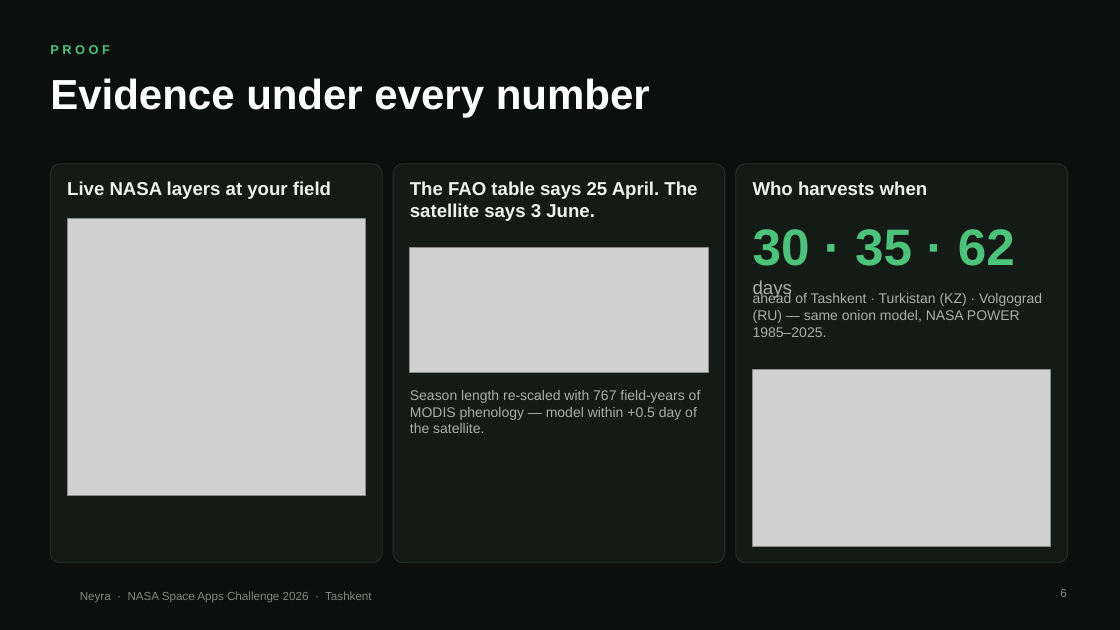
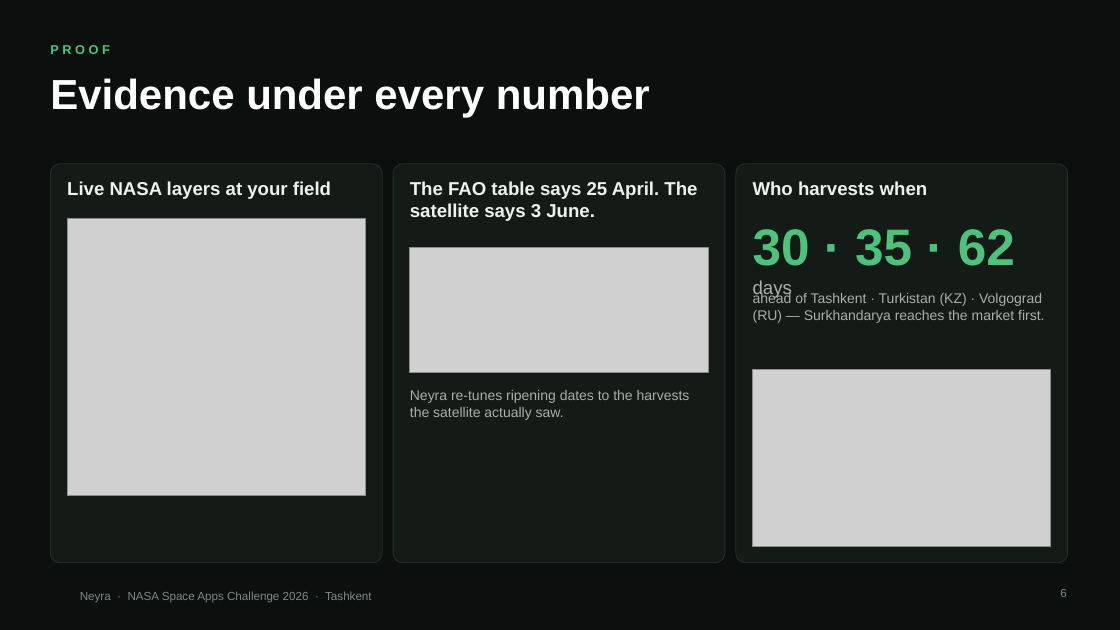
Before and after one commit to davlatshoh-bakhtiyorov/ulugbekcrewnasa, a slide deck: slide 6 of docs/demo/Neyra-pitch.pptx. Drawn at 1120x630 pixels with LibreOffice and Linux fonts; fonts in the diff are those of the drawing; grey boxes stand for pictures; background and template pictures are left out. Boxes give left, top, right and bottom in pixels: in the first picture for what was removed or moved away, otherwise in the second. Text is boxed around its words. In the diff, an @@ line names an element or a change of style, - is before the commit and + after.

```diff
--- a/docs/demo/Neyra-pitch.pptx
+++ b/docs/demo/Neyra-pitch.pptx
@@ text at [753, 292, 1044, 323]: text changed @@
-ahead of Tashkent · Turkistan (KZ) · Volgograd (RU) — same onion model, NASA POWER 1985–2025.
+ahead of Tashkent · Turkistan (KZ) · Volgograd (RU) — Surkhandarya reaches the market first.
@@ text at [410, 390, 690, 420]: text changed @@
-Season length re-scaled with 767 field-years of MODIS phenology — model within +0.5 day of the satellite.
+Neyra re-tunes ripening dates to the harvests the satellite actually saw.
```
Also in this commit, not shown: 16 other files.
